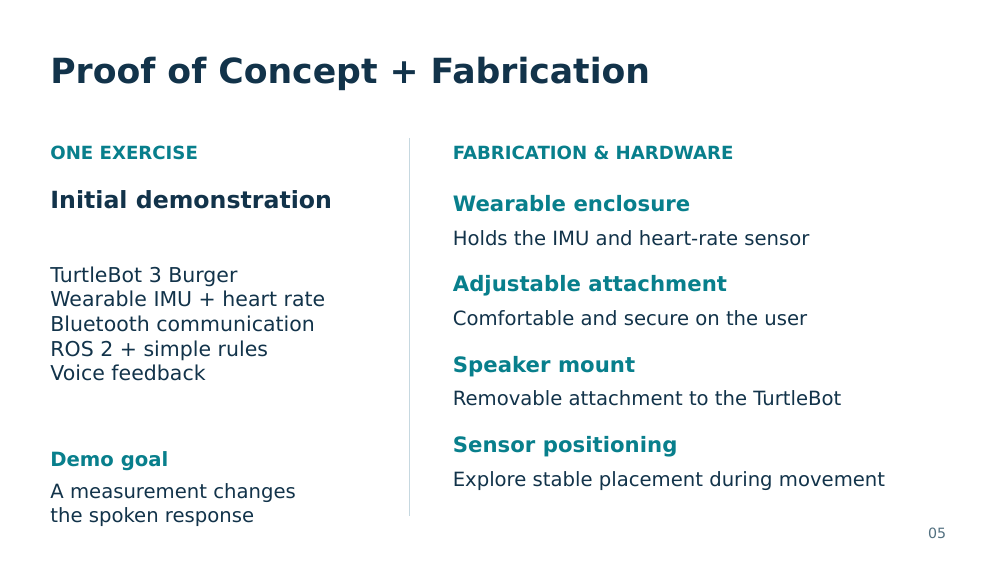
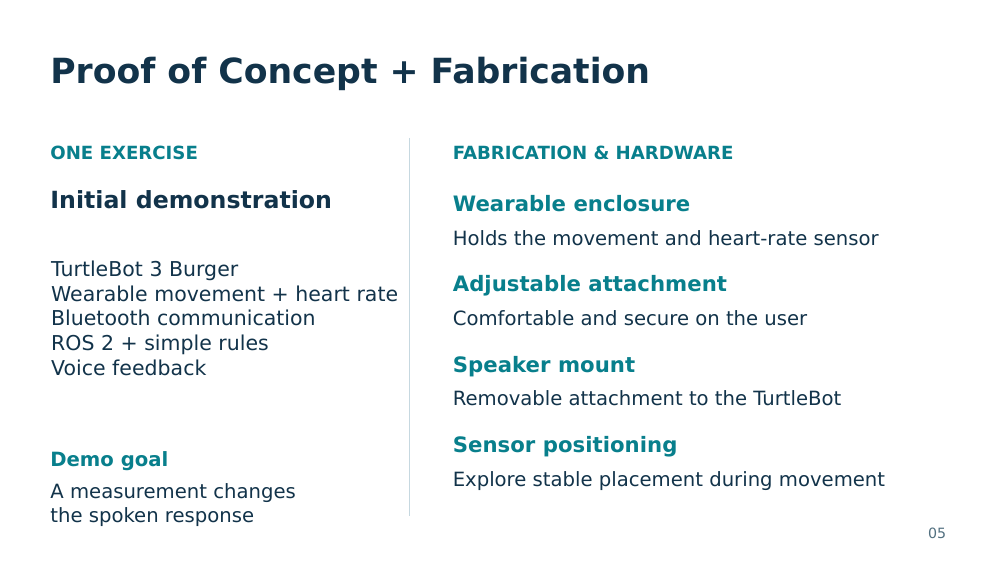
Before and after one commit to AndrianaSm/adaptive-training-assistant, a slide deck: slide 5 of Fabricaation.pptx. Drawn at 1008x567 pixels with LibreOffice and Linux fonts; fonts in the diff are those of the drawing. Boxes give left, top, right and bottom in pixels: in the first picture for what was removed or moved away, otherwise in the second. Text is boxed around its words. In the diff, an @@ line names an element or a change of style, - is before the commit and + after.

```diff
--- a/Fabricaation.pptx
+++ b/Fabricaation.pptx
@@ text at <box>453,230,879,246</box>: text changed @@
-Holds the IMU and heart-rate sensor
+Holds the movement and heart-rate sensor
@@ text at <box>51,285,399,302</box>: text changed @@
-Wearable IMU + heart rate
+Wearable movement + heart rate
```
Also in this commit, not shown: 3 other slides changed.
